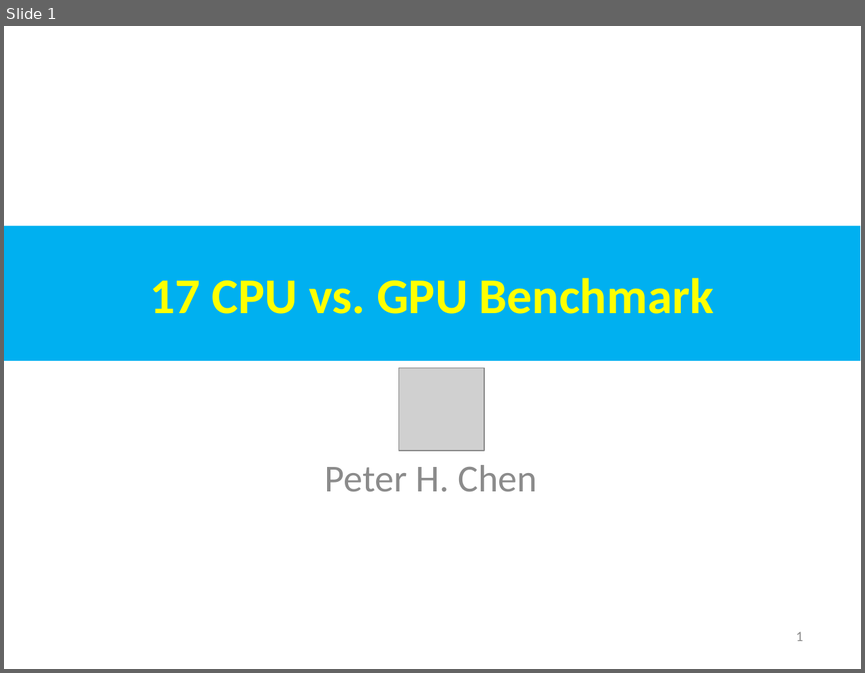
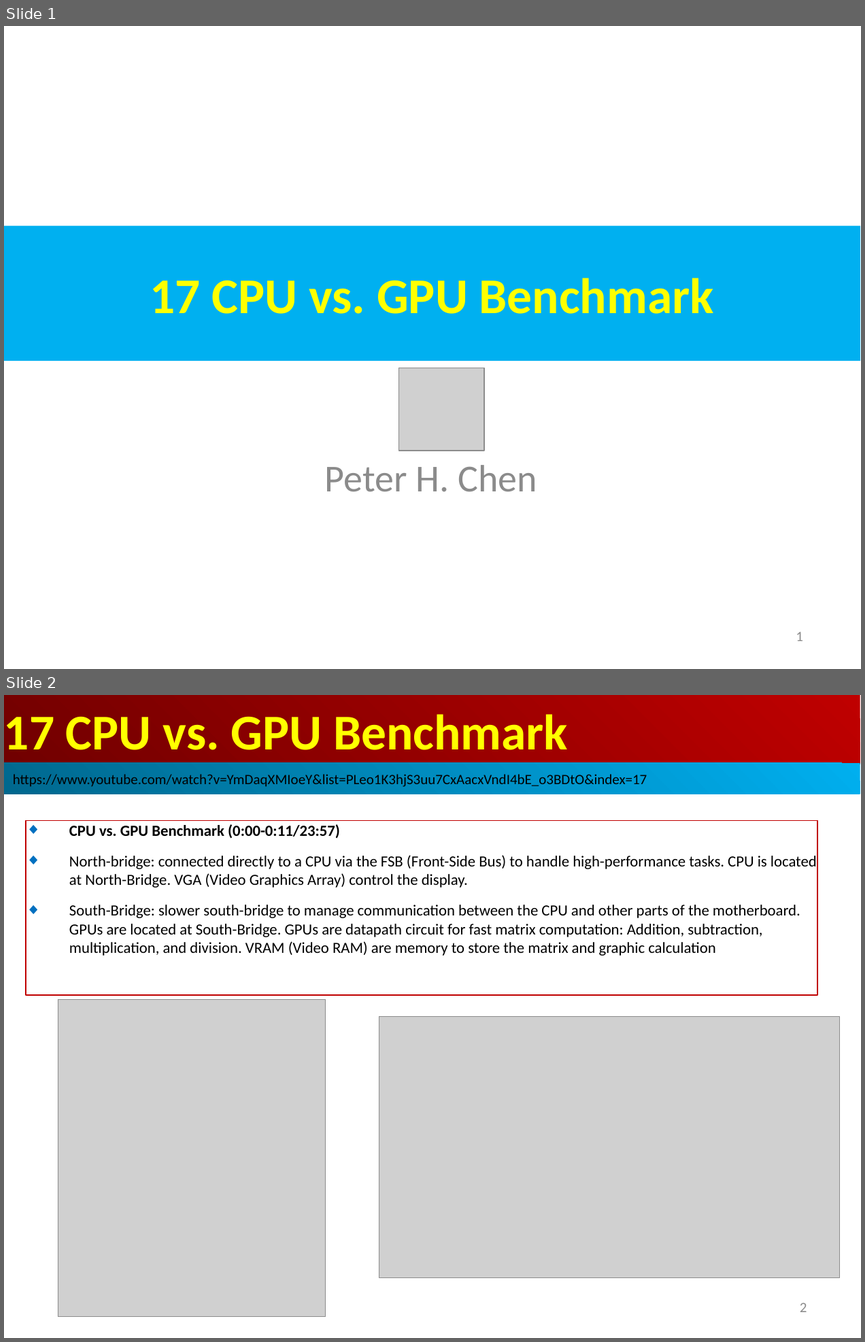
Before and after one commit to peterhchen/AIU_CS512_DL, a slide deck: 000_Lecture_Project/week07/01_Lecture/17.01_BM.ppt. Shown one above the other, each under a label of ours: slide 1 before the commit, slides 1 and 2 after it. The pictures are 865x673 and 865x1342 pixels, drawn with LibreOffice and Linux fonts; fonts in the diff are those of the drawing; grey boxes stand for pictures. Boxes give left, top, right and bottom in pixels: in the first picture for what was removed or moved away, otherwise in the second. Text is boxed around its words. In the diff, an @@ line names an element or a change of style, - is before the commit and + after.

```diff
--- a/000_Lecture_Project/week07/01_Lecture/17.01_BM.ppt
+++ b/000_Lecture_Project/week07/01_Lecture/17.01_BM.ppt
@@ slide 2 added at (4, 695, 861, 1338), background #FFFFFF @@
@@ rectangle added at (4, 695, 860, 764), fill gradient #BF0000 to #710000, 42 pt, text #FFFF00, bold @@
+17 CPU vs. GPU Benchmark
@@ rectangle added at (4, 763, 860, 794), fill gradient #00AFEF to #00688E, 12 pt, text #000000 @@
+https://www.youtube.com/watch?v=YmDaqXMIoeY&list=PLeo1K3hjS3uu7CxAacxVndI4bE_o3BDtO&index=17
@@ rectangle added at (26, 820, 817, 995), outline #C00000 0.74 pt, 13 pt, text #000000 @@
+◆ CPU vs. GPU Benchmark (0:00-0:11/23:57)
+◆ North-bridge: connected directly to a CPU via the FSB (Front-Side Bus) to handle high-performance tasks. CPU is located at North-Bridge. VGA (Video Graphics Array) control the display.
+◆ South-Bridge: slower south-bridge to manage communication between the CPU and other parts of the motherboard. GPUs are located at South-Bridge. GPUs are datapath circuit for fast matrix computation: Addition, subtraction, multiplication, and division. VRAM (Video RAM) are memory to store the matrix and graphic calculation
@@ picture added at (58, 999, 325, 1317) @@
@@ picture added at (379, 1016, 839, 1278) @@
@@ page number added at (800, 1302, 807, 1312), 12 pt, text #8B8B8B @@
+2
```
Also in this commit, not shown: 2 slides changed.
